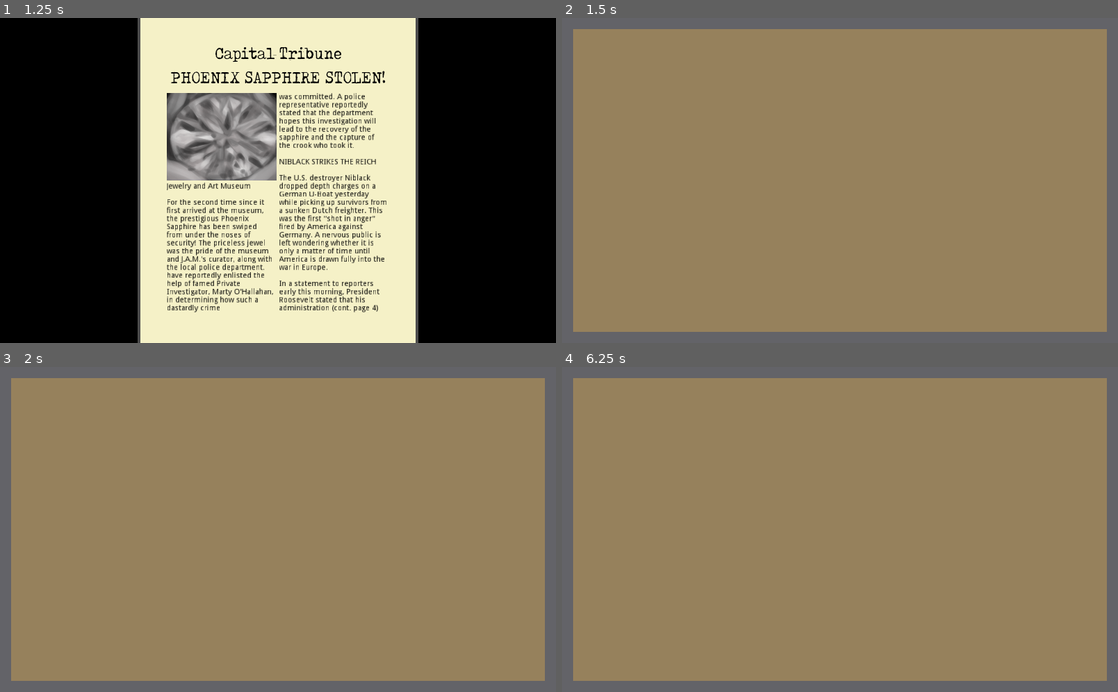
Above: before the commit, frames 1-4 (two rows, left to right).
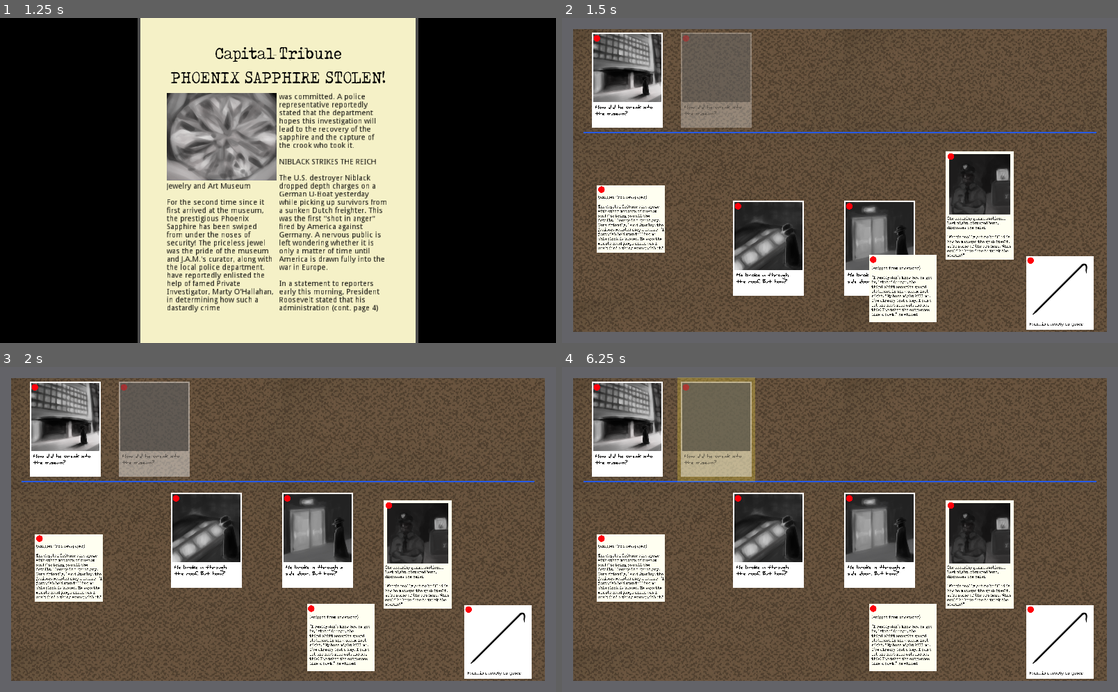
Above: after the commit, the same moments.

Repository: IanWark/VGADGameJamWinter2019
Game: Godot game, scene res://scenes/MainMenu.tscn
The game is run twice, just before and just after one commit, with the same random seed, the same clock (stepped at 60 frames per second) and the same inputs. Sound files missing from this copy of the repository are replaced by a short silence.
Inputs (mouse positions are in pixels of both pictures, inside the frame that each line leads up to):
- Up to frame 1 (1.25 s): click "PLAY" at 0.5 s
- Up to frame 2 (1.5 s): tap Enter at 1.25 s; move the mouse to (962, 164) at 1.27 s; press the mouse at (962, 164) at 1.28 s
- Up to frame 3 (2 s): no input
- Up to frame 4 (6.25 s): release the mouse at (962, 513) at 2 s; drag from (728, 545) to (812, 594) at 2.02 s; tap Space at 2.75, 4.25, 5.75 s; move the mouse to (895, 458) at 2.77 s; press the mouse at (895, 458) at 2.78 s; release the mouse at (895, 458) at 3.5 s; tap Enter at 3.5, 5 s; drag from (812, 594) to (673, 480) at 3.52 s; move the mouse to (1006, 578) at 4.27 s; press the mouse at (1006, 578) at 4.28 s; release the mouse at (1006, 578) at 5 s; drag from (673, 480) to (756, 448) at 5.02 s; move the mouse to (867, 529) at 5.77 s; press the mouse at (867, 529) at 5.78 s

Frame 1 is identical in both runs. In frame 2, 89% of the frame differs, in the area x 2-98%, y 3-97%; in frame 3, 89%; in frame 4, 89%.

Commit message:
1 song for game_screen

Diff:
--- a/project.godot
+++ b/project.godot
@@ -12,8 +12,8 @@
 
 config/name="Heist of the Phoenix Sapphire"
 run/main_scene="res://scenes/MainMenu.tscn"
-boot_splash/image="res://art/splash.png"
 config/icon="res://art/icon.png"
+run/name="Heist of the Phoenix Sapphire"
 
 [display]
 
--- a/scenes/GameScreen.tscn
+++ /dev/null
@@ -1,88 +0,0 @@
-[gd_scene load_steps=5 format=2]
-
-[sub_resource type="Gradient" id=1]
-
-offsets = PoolRealArray( 0 )
-colors = PoolColorArray( 0.392157, 0.396078, 0.411765, 1 )
-_sections_unfolded = [ "Resource" ]
-
-[sub_resource type="GradientTexture" id=2]
-
-flags = 4
-gradient = SubResource( 1 )
-width = 2048
-
-[sub_resource type="Gradient" id=3]
-
-offsets = PoolRealArray( 0 )
-colors = PoolColorArray( 0.596078, 0.509804, 0.364706, 1 )
-
-[sub_resource type="GradientTexture" id=4]
-
-flags = 4
-gradient = SubResource( 3 )
-width = 2048
-
-[node name="MarginContainer" type="MarginContainer"]
-
-anchor_left = 0.0
-anchor_top = 0.0
-anchor_right = 0.0
-anchor_bottom = 0.0
-margin_left = 20.0
-margin_top = 20.0
-margin_right = 20.0
-margin_bottom = 20.0
-rect_pivot_offset = Vector2( 0, 0 )
-rect_clip_content = false
-mouse_filter = 0
-mouse_default_cursor_shape = 0
-size_flags_horizontal = 1
-size_flags_vertical = 1
-_sections_unfolded = [ "Margin" ]
-
-[node name="CanvasLayer" type="CanvasLayer" parent="." index="0"]
-
-layer = 1
-offset = Vector2( 0, 0 )
-rotation = 0.0
-scale = Vector2( 1, 1 )
-transform = Transform2D( 1, 0, 0, 1, 0, 0 )
-
-[node name="RectBorder" type="TextureRect" parent="CanvasLayer" index="0"]
-
-anchor_left = 0.0
-anchor_top = 0.0
-anchor_right = 1.0
-anchor_bottom = 1.0
-rect_pivot_offset = Vector2( 0, 0 )
-rect_clip_content = false
-mouse_filter = 1
-mouse_default_cursor_shape = 0
-size_flags_horizontal = 1
-size_flags_vertical = 1
-texture = SubResource( 2 )
-expand = true
-stretch_mode = 0
-_sections_unfolded = [ "Material" ]
-
-[node name="RectBoardBG" type="TextureRect" parent="CanvasLayer/RectBorder" index="0"]
-
-anchor_left = 0.0
-anchor_top = 0.0
-anchor_right = 1.0
-anchor_bottom = 1.0
-margin_left = 20.0
-margin_top = 20.0
-margin_right = -20.0
-margin_bottom = -20.0
-rect_pivot_offset = Vector2( 0, 0 )
-rect_clip_content = false
-mouse_filter = 1
-mouse_default_cursor_shape = 0
-size_flags_horizontal = 1
-size_flags_vertical = 1
-texture = SubResource( 4 )
-expand = true
-stretch_mode = 0
-_sections_unfolded = [ "Margin" ]
--- a/scripts/Newspaper.gd
+++ b/scripts/Newspaper.gd
@@ -17,4 +17,4 @@
 func _input(event):
    # Change scene to game screen
    if event is InputEventMouseButton:
-       get_tree().change_scene("res://scenes/GameScreen.tscn")
+       get_tree().change_scene("res://scenes/game_screen.tscn")
--- a/scripts/main.gd
+++ b/scripts/main.gd
@@ -19,10 +19,6 @@
 var current_event = 1
 
 var event_unknown
-
-const songs = ["res://music/Dances and Dames.ogg"]
-var current_song = 0
-onready var music_player = $AudioStreamPlayer
 
 onready var event_pos_template = $"Locked Events/event_sequence/event_pos_0"
 onready var event_sequence = $"Locked Events/event_sequence"
@@ -155,10 +151,3 @@
 
 func _on_AnimationPlayer_animation_finished(anim_name):
 	get_tree().change_scene("res://scenes/ending.tscn")
-
-func _on_AudioStreamPlayer_finished():
-	current_song += 1
-	if current_song > songs.size()-1:
-		current_song = 0
-
-	music_player.play(songs[current_song])
